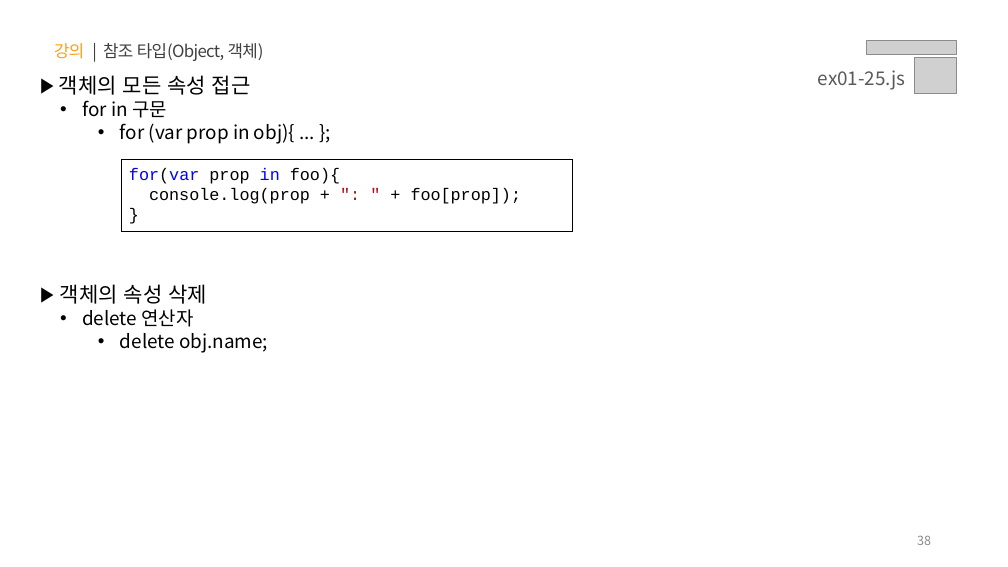
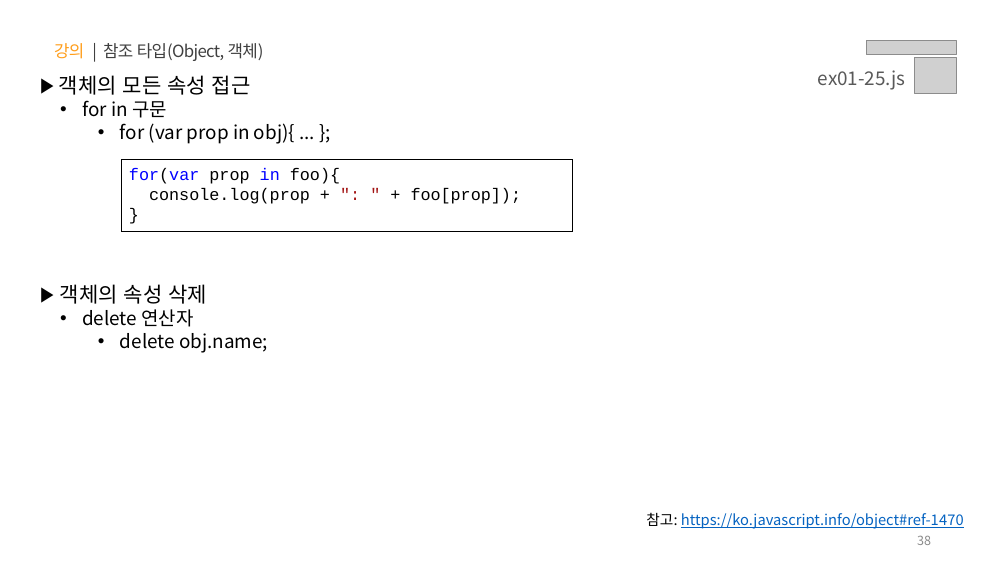
Before and after one commit to yebin-jeong/learn-js, a slide deck: slide 38 of PPT/01.자바스크립트 - 기초 문법.pptx. Drawn at 1008x567 pixels with LibreOffice and Linux fonts; fonts in the diff are those of the drawing; grey boxes stand for pictures. Boxes give left, top, right and bottom in pixels: in the first picture for what was removed or moved away, otherwise in the second. Text is boxed around its words. In the diff, an @@ line names an element or a change of style, - is before the commit and + after.

Commit message:
📝 참고 URL 추가

```diff
--- a/PPT/01.자바스크립트 - 기초 문법.pptx
+++ b/PPT/01.자바스크립트 - 기초 문법.pptx
@@ text added at (x1=646, y1=513, x2=964, y2=529), 14 pt, text #0563C1, underline @@
+참고: https://ko.javascript.info/object#ref-1470
```
Also in this commit, not shown: 45 other slides changed.
